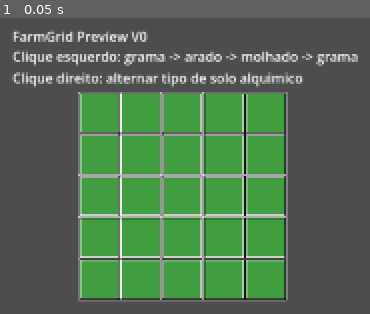
Above: before the commit, frame 1.
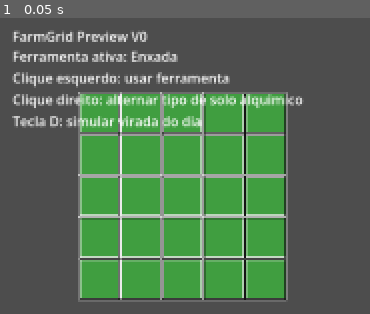
Above: after the commit, the same moment.

Repository: LeandroSatsuki/Cauldron-Crops
Game: Godot game, scene res://Scenes/dev/FarmGridPreview.tscn
The game is run twice, just before and just after one commit, with the same random seed, the same clock (stepped at 60 frames per second) and the same inputs. This scene is started directly instead of the project's main scene.
Inputs:
- Up to frame 1 (0.05 s): no input

The runs differ from the first frame. In frame 1, 6.4% of the frame differs, in the area x 3-97%, y 10-38%.

Commit message:
dev: testa enxada e decay diario no farm grid preview

Diff:
--- a/Scenes/dev/FarmGridPreview.tscn
+++ b/Scenes/dev/FarmGridPreview.tscn
@@ -11,6 +11,6 @@
 
 [node name="InfoLabel" type="Label" parent="."]
 position = Vector2(20, 44)
-size = Vector2(520, 48)
-text = "Clique esquerdo: grama -> arado -> molhado -> grama\nClique direito: alternar tipo de solo alquimico"
+size = Vector2(640, 90)
+text = "Ferramenta ativa: Enxada\nClique esquerdo: usar ferramenta\nClique direito: alternar tipo de solo alquimico\nTecla D: simular virada do dia"
 autowrap_mode = 3
--- a/Scripts/dev/FarmGridPreview.gd
+++ b/Scripts/dev/FarmGridPreview.gd
@@ -1,6 +1,12 @@
 extends Node2D
 
+enum ToolType {
+	NONE,
+	HOE
+}
+
 var grid_manager: FarmGridManager = null
+var active_tool: ToolType = ToolType.HOE
 var tile_size: int = 48
 var tile_gap: int = 2
 var origin: Vector2 = Vector2(100.0, 100.0)
@@ -30,6 +36,13 @@
 func _unhandled_input(event: InputEvent) -> void:
 	if grid_manager == null:
 		return
+
+	if event is InputEventKey:
+		var key_event: InputEventKey = event
+		if key_event.pressed and not key_event.echo and key_event.keycode == KEY_D:
+			_simular_decay_diario()
+			return
+
 	if event is not InputEventMouseButton:
 		return
 
@@ -50,10 +63,7 @@
 		return
 
 	if mouse_button_event.button_index == MOUSE_BUTTON_LEFT:
-		_advance_tile_state(tile)
-		grid_manager.set_tile(tile_position, tile)
-		queue_redraw()
-		print("FarmGridPreview: tile (%d, %d) mudou para %s" % [tile_position.x, tile_position.y, _get_tile_state_name(tile.tile_state)])
+		_usar_enxada(tile_position, tile)
 		return
 
 	if mouse_button_event.button_index == MOUSE_BUTTON_RIGHT:
@@ -63,19 +73,44 @@
 		print("FarmGridPreview: tile (%d, %d) mudou solo para %s" % [tile_position.x, tile_position.y, _get_soil_type_name(tile.soil_type)])
 		return
 
-func _advance_tile_state(tile: FarmTileData) -> void:
-	var novo_estado: FarmTileData.TileState = tile.tile_state
-	match tile.tile_state:
-		FarmTileData.TileState.GRAMA:
-			novo_estado = FarmTileData.TileState.ARADO
-		FarmTileData.TileState.ARADO:
-			novo_estado = FarmTileData.TileState.MOLHADO
-		FarmTileData.TileState.MOLHADO:
-			novo_estado = FarmTileData.TileState.GRAMA
-		_:
-			return
-
-	tile.tile_state = novo_estado
+func _usar_enxada(tile_position: Vector2i, tile: FarmTileData) -> void:
+	if active_tool != ToolType.HOE:
+		print("FarmGridPreview: ferramenta ativa nao pode arar o tile (%d, %d)." % [tile_position.x, tile_position.y])
+		return
+
+	if tile.tile_state == FarmTileData.TileState.BLOQUEADO:
+		print("FarmGridPreview: Enxada sem efeito no tile (%d, %d): BLOQUEADO." % [tile_position.x, tile_position.y])
+		return
+
+	if tile.tile_state == FarmTileData.TileState.GRAMA:
+		tile.tile_state = FarmTileData.TileState.ARADO
+		grid_manager.set_tile(tile_position, tile)
+		queue_redraw()
+		print("FarmGridPreview: Enxada usou no tile (%d, %d): GRAMA -> ARADO" % [tile_position.x, tile_position.y])
+		return
+
+	print("FarmGridPreview: Enxada sem efeito no tile (%d, %d): %s." % [tile_position.x, tile_position.y, _get_tile_state_name(tile.tile_state)])
+
+func _simular_decay_diario() -> void:
+	if grid_manager == null:
+		return
+
+	var tiles_limpos: int = 0
+	var tiles: Array = grid_manager.get_all_tiles()
+	for tile_variant in tiles:
+		if tile_variant is not FarmTileData:
+			continue
+
+		var tile: FarmTileData = tile_variant
+		if (tile.tile_state == FarmTileData.TileState.ARADO or tile.tile_state == FarmTileData.TileState.MOLHADO) and tile.crop_id == "":
+			tile.tile_state = FarmTileData.TileState.GRAMA
+			tile.is_watered = false
+			tile.moisture = 0.0
+			grid_manager.set_tile(tile.grid_position, tile)
+			tiles_limpos += 1
+
+	queue_redraw()
+	print("FarmGridPreview: decay diario limpou %d tile(s) arados sem semente." % tiles_limpos)
 
 func _advance_soil_type(tile: FarmTileData) -> void:
 	var novo_soil_type: FarmTileData.SoilType = tile.soil_type
@@ -187,3 +222,12 @@
 			return "INSTAVEL"
 		_:
 			return "COMUM"
+
+func _get_active_tool_name() -> String:
+	match active_tool:
+		ToolType.HOE:
+			return "Enxada"
+		ToolType.NONE:
+			return "Nenhuma"
+		_:
+			return "Nenhuma"
Not shown, changed: docs/CHANGELOG.md
Not shown, changed: docs/DECISIONS.md
Not shown, changed: docs/FARM_SYSTEM_V2.md
Not shown, changed: docs/ROADMAP.md
